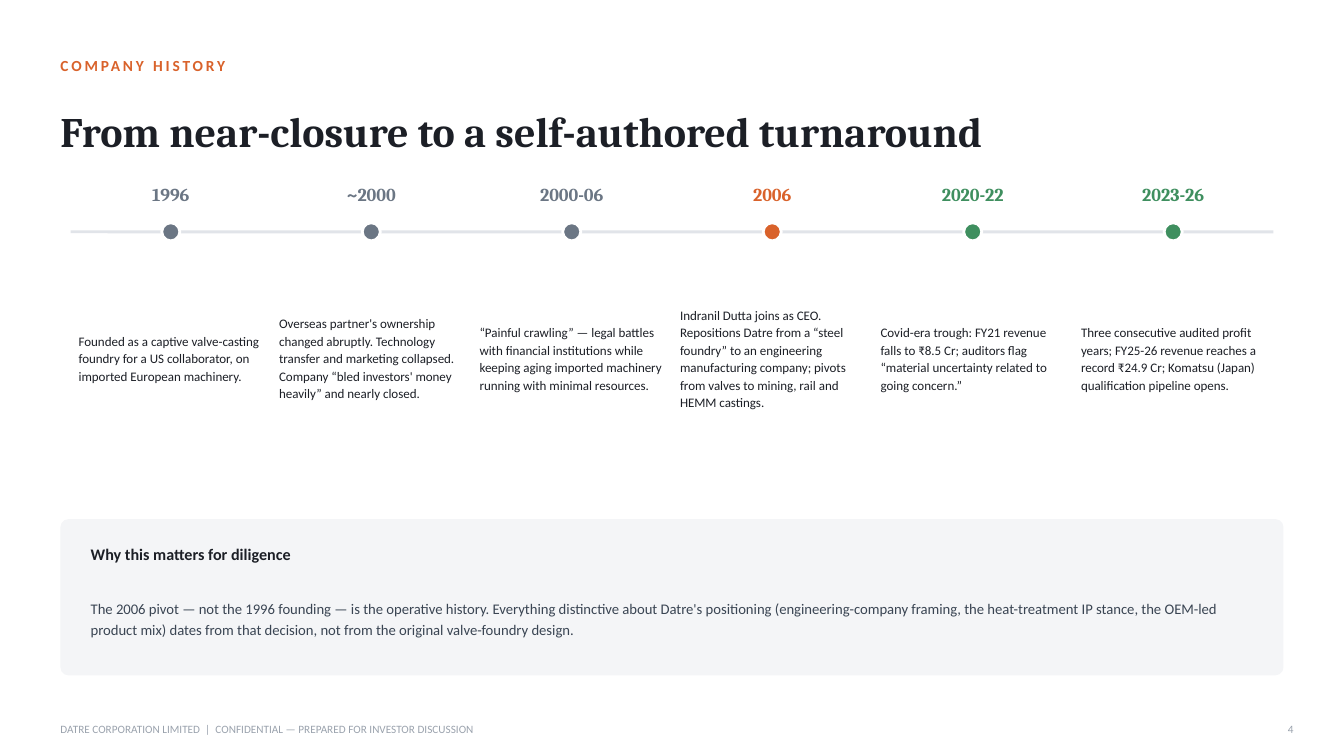
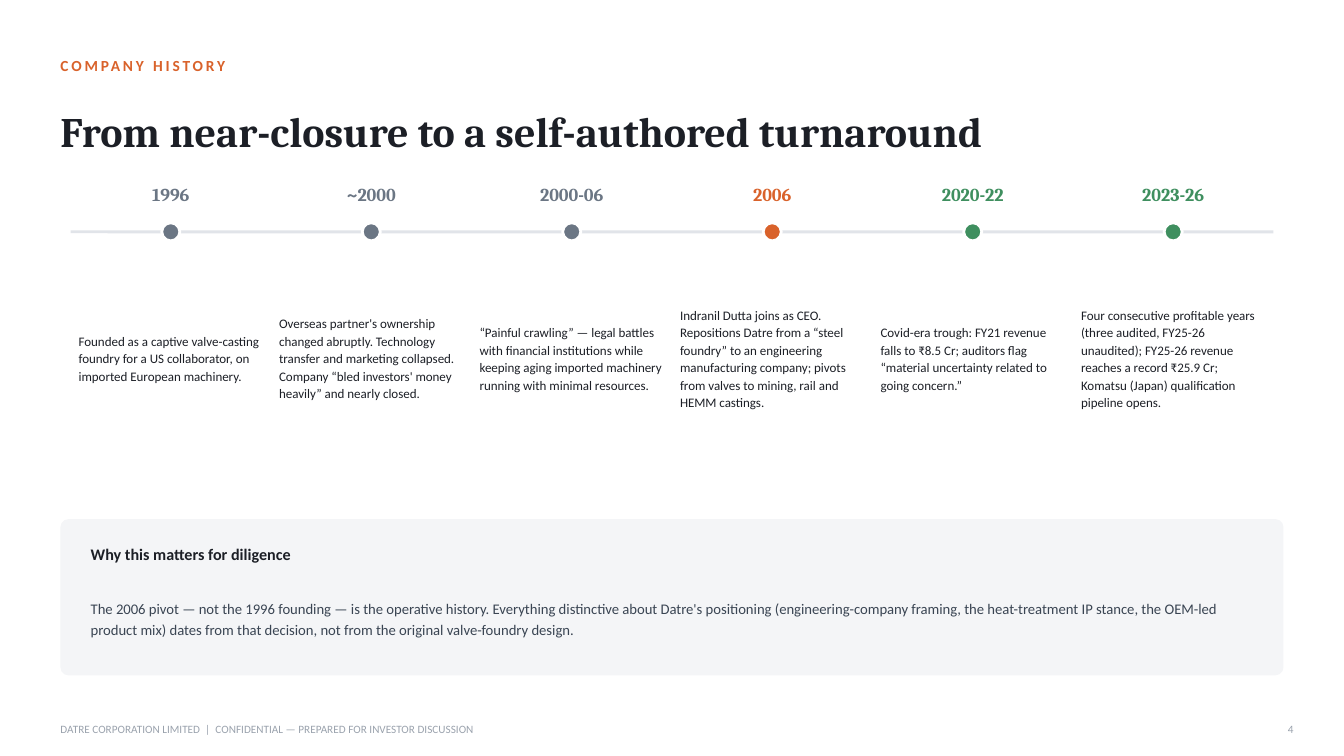
Before and after one commit to indutta/google-drive, a slide deck: slide 4 of investor-pitch/Datre_Corporation_Investor_Pitch.pptx. Drawn at 1344x756 pixels with LibreOffice and Linux fonts; fonts in the diff are those of the drawing. Boxes give left, top, right and bottom in pixels: in the first picture for what was removed or moved away, otherwise in the second. Text is boxed around its words. In the diff, an @@ line names an element or a change of style, - is before the commit and + after.

```diff
--- a/investor-pitch/Datre_Corporation_Investor_Pitch.pptx
+++ b/investor-pitch/Datre_Corporation_Investor_Pitch.pptx
@@ text at [1081, 311, 1255, 409]: text changed @@
-Three consecutive audited profit years; FY25-26 revenue reaches a record ₹24.9 Cr; Komatsu (Japan) qualification pipeline opens.
+Four consecutive profitable years (three audited, FY25-26 unaudited); FY25-26 revenue reaches a record ₹25.9 Cr; Komatsu (Japan) qualification pipeline opens.
```
Also in this commit, not shown: 8 other slides changed, 1 other file.
